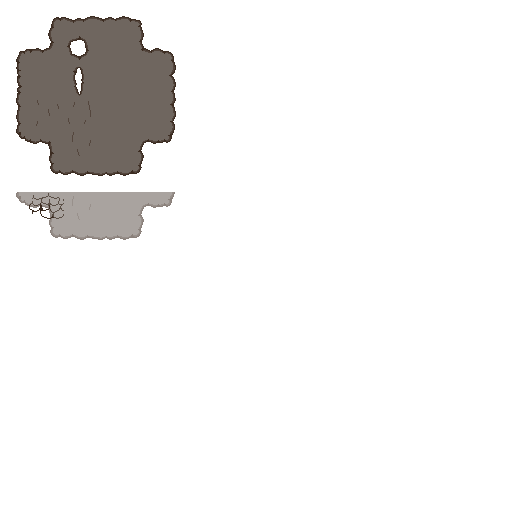
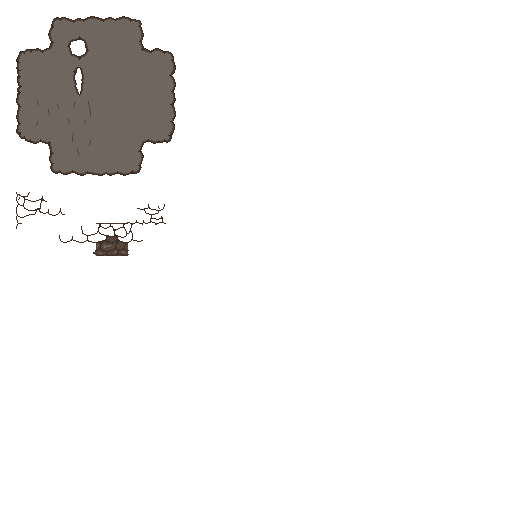
Layers edited between the first and the second 512 × 512 image:
hid "Paint Layer 1 Merged" (1st of 2), opacity 60% → 58% over [16, 163, 175, 256]
painted on "Paint Layer 1 Merged" (2nd of 2) over [16, 16, 176, 256]
